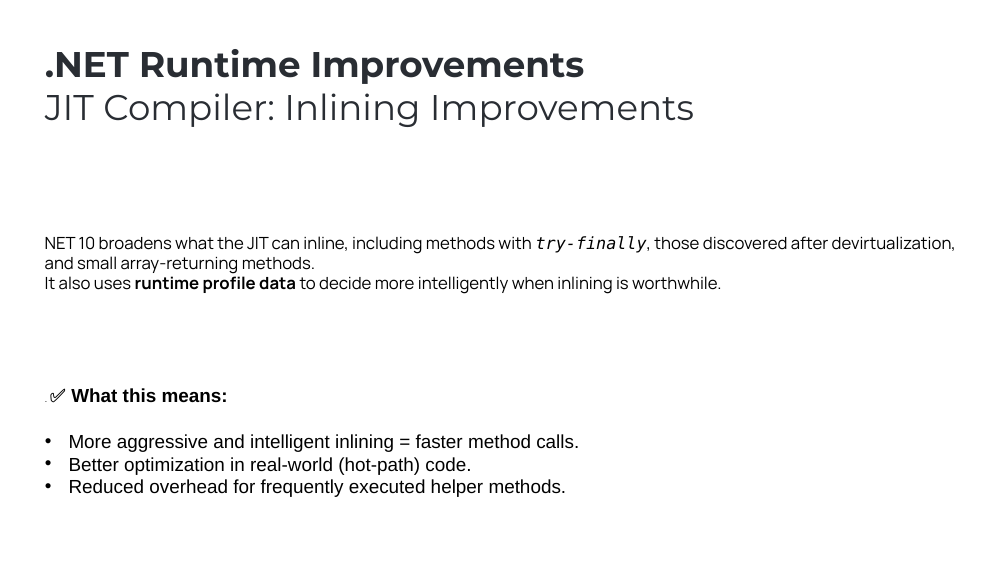
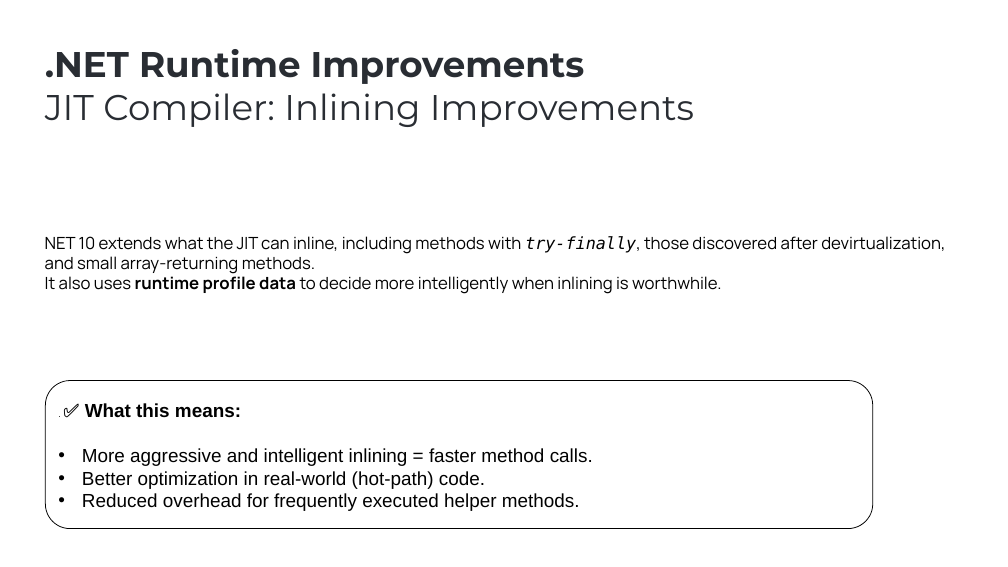
Before and after one commit to ebicoglu/presentations, a slide deck: slide 17 of abp-community-talks-2025.09.pptx. Drawn at 1008x567 pixels with LibreOffice and Linux fonts; fonts in the diff are those of the drawing; background and template pictures are left out. Boxes give left, top, right and bottom in pixels: in the first picture for what was removed or moved away, otherwise in the second. Text is boxed around its words. In the diff, an @@ line names an element or a change of style, - is before the commit and + after.

```diff
--- a/abp-community-talks-2025.09.pptx
+++ b/abp-community-talks-2025.09.pptx
@@ text at (x1=45, y1=236, x2=945, y2=294): text changed @@
-NET 10 broadens what the JIT can inline, including methods with try-finally, those discovered after devirtualization, and small array-returning methods.
-It also uses runtime profile data to decide more intelligently when inlining is worthwhile.
+NET 10 extends what the JIT can inline, including methods with try-finally, those discovered after devirtualization, and small array-returning methods.
+It also uses runtime profile data to decide more intelligently when inlining is worthwhile.
@@ rounded rectangle added at (x1=45, y1=380, x2=873, y2=529), outline #000000 0.75 pt @@
@@ text ". ✅ What this means:" moved from (x1=69, y1=388, x2=579, y2=497) to (x1=82, y1=403, x2=593, y2=511) @@
```
Also in this commit, not shown: 16 other slides changed, 2 slides added, 1 slide removed.
